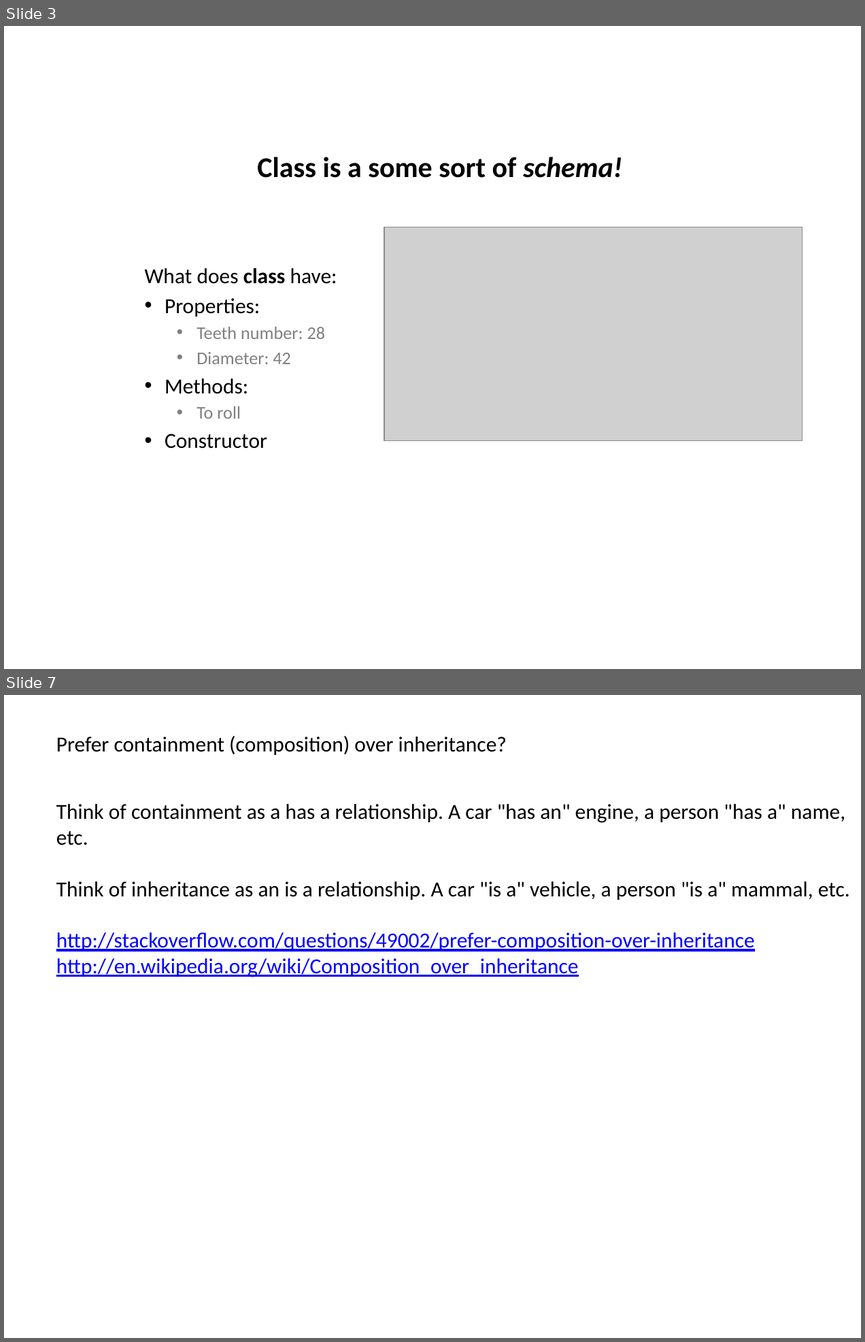
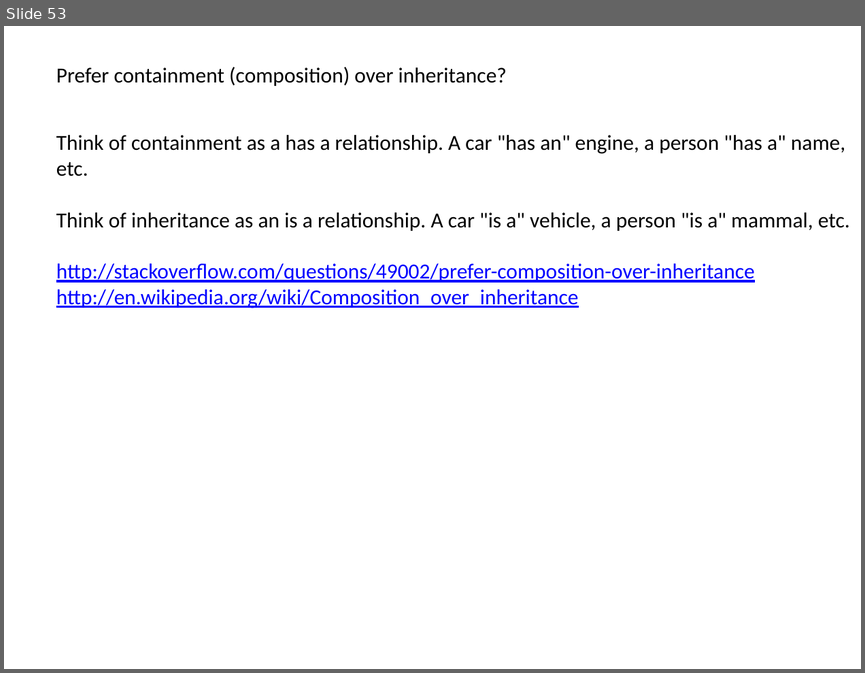
Before and after one commit to dzmitry-varabei/front-end-course, a slide deck: inheritance-in-javascript/Inheritance.pptx. Shown one above the other, each under a label of ours: slides 3 and 7 before the commit, slide 53 after it; the slides between them are not shown. The pictures are 865x1342 and 865x673 pixels, drawn with LibreOffice and Linux fonts; fonts in the diff are those of the drawing; grey boxes stand for pictures. Boxes give left, top, right and bottom in pixels: in the first picture for what was removed or moved away, otherwise in the second. Text is boxed around its words. In the diff, an @@ line names an element or a change of style, - is before the commit and + after.

```diff
--- a/inheritance-in-javascript/Inheritance.pptx
+++ b/inheritance-in-javascript/Inheritance.pptx
@@ slide 3 removed at [4,26,861,669], background #FFFFFF @@
@@ title removed at [257,157,622,178] @@
-Class is a some sort of schema!
@@ picture removed at [384,227,802,441] @@
@@ text removed at [145,268,337,448] @@
-What does class have:
-• Properties:
-  • Teeth number: 28
-  • Diameter: 42
-• Methods:
-  • To roll
-• Constructor
@@ what was slide 7 is now slide 53 @@
```
Also in this commit, not shown: 5 other slides removed, 3 other files.
